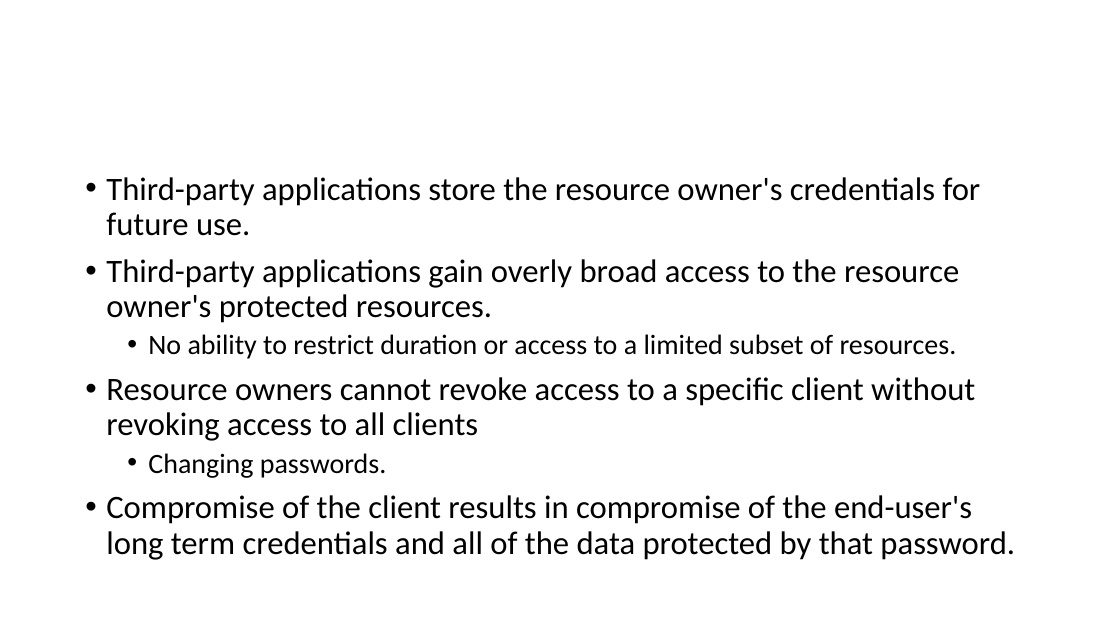
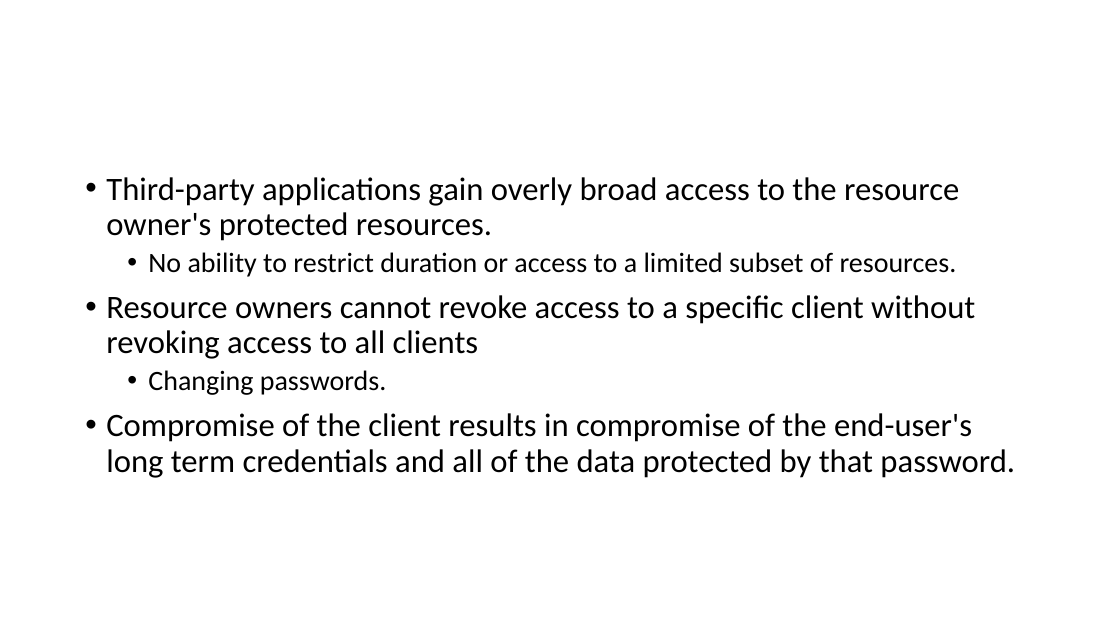
Before and after one commit to airavata-courses/airavata-courses.github.io, a slide deck: slide 13 of slides/Fall2017-OAuth2-OIDC.pptx. Drawn at 1120x630 pixels with LibreOffice and Linux fonts; fonts in the diff are those of the drawing. Boxes give left, top, right and bottom in pixels: in the first picture for what was removed or moved away, otherwise in the second. Text is boxed around its words. In the diff, an @@ line names an element or a change of style, - is before the commit and + after.

```diff
--- a/slides/Fall2017-OAuth2-OIDC.pptx
+++ b/slides/Fall2017-OAuth2-OIDC.pptx
@@ text at [106, 177, 981, 236]: paragraph removed @@
-• Third-party applications store the resource owner's credentials for future use.
```
Also in this commit, not shown: 13 other slides changed, 2 slides added, 7 slides removed.
